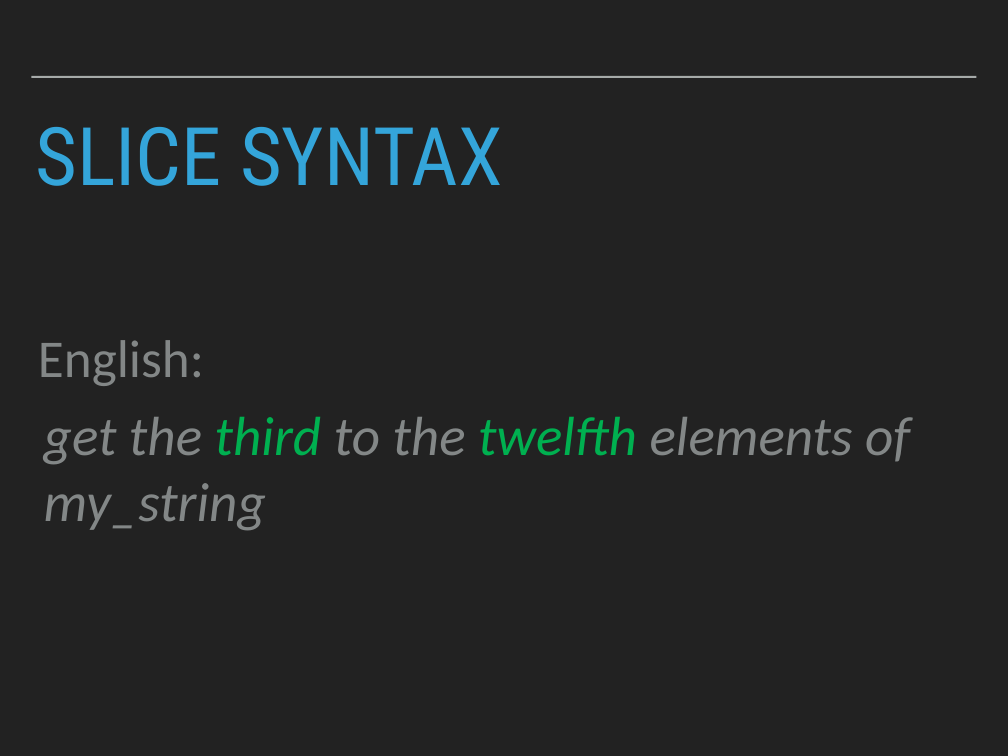
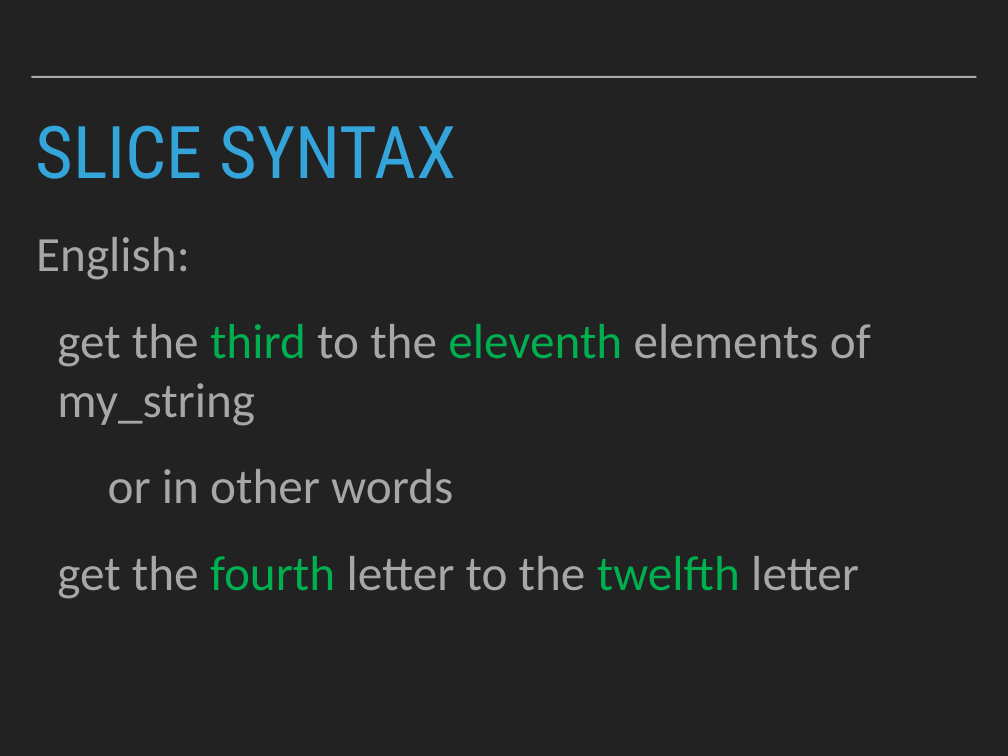
Before and after one commit to patricks1/python-for-data-science, a slide deck: slide 42 of Session01/Session1_Slides.pptx. Drawn at 1008x756 pixels with LibreOffice and Linux fonts; fonts in the diff are those of the drawing. Boxes give left, top, right and bottom in pixels: in the first picture for what was removed or moved away, otherwise in the second. Text is boxed around its words. In the diff, an @@ line names an element or a change of style, - is before the commit and + after.

Commit message:
update session 1 slide

```diff
--- a/Session01/Session1_Slides.pptx
+++ b/Session01/Session1_Slides.pptx
@@ title "SLICE SYNTAX" at <box>35,125,457,179</box>: size 82 to 73.8 pt @@
@@ text added at <box>36,237,871,599</box>, 50 pt, text #A7A7A7 @@
+English:
+  get the third to the eleventh elements of my_string
+  or in other words
+  get the fourth letter to the twelfth letter
@@ text removed at <box>38,340,204,386</box> @@
-English:
@@ text removed at <box>44,417,910,531</box> @@
-get the third to the twelfth elements of my_string
```
